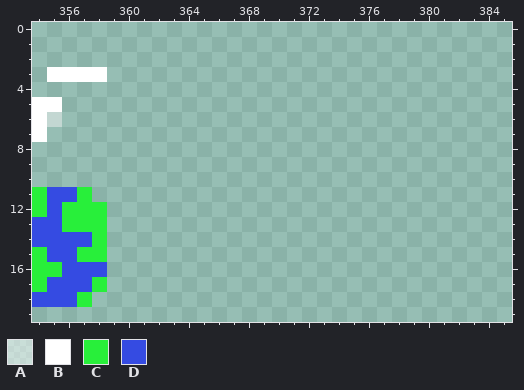
One commit to this pixel-art file: iconSheet.aseprite. That is the earlier state.
400x20 pixels, 1 frame. Colours within 5 levels of each other are drawn and written as one. Shown: x 354..385, y 0..19.
Palette (. is transparent): A #ffffff7c  B #ffffff  C #28ef3a  D #354be2
Pixels before, first column x 354:
 3 .BBBB
 4 .....
 5 BB...
 6 BA...
 7 B....
 8 .....
 9 .....
10 .....
11 CDDC.
12 CDCCC
13 DDCCC
14 DDDDC
15 CDDCC
16 CCDDD
17 CDDDC
18 DDDC.
The result:
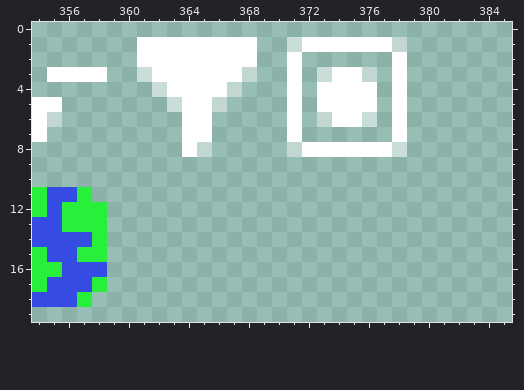
Changes in this commit:
Changed rows in their new state; - is an unchanged pixel.
first column x 361:
 1 BBBBBBBB--ABBBBBBA
 2 BBBBBBBB--B------B
 3 ABBBBBBA--B-ABBA-B
 4 -ABBBBA---B-BBBB-B
 5 --ABBA----B-BBBB-B
 6 ---BB-----B-ABBA-B
 7 ---BB-----B------B
 8 ---BA-----ABBBBBBA
